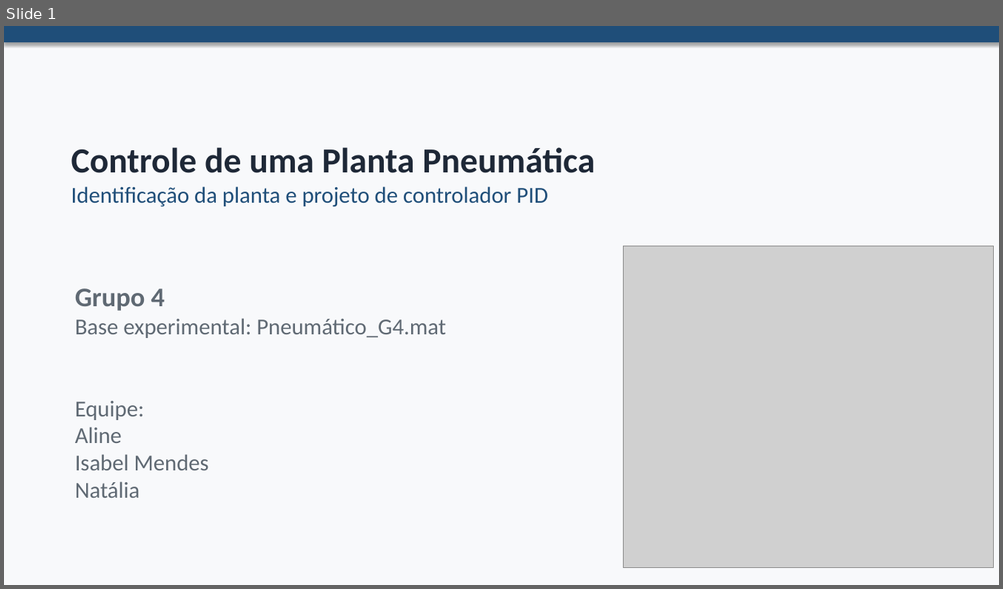
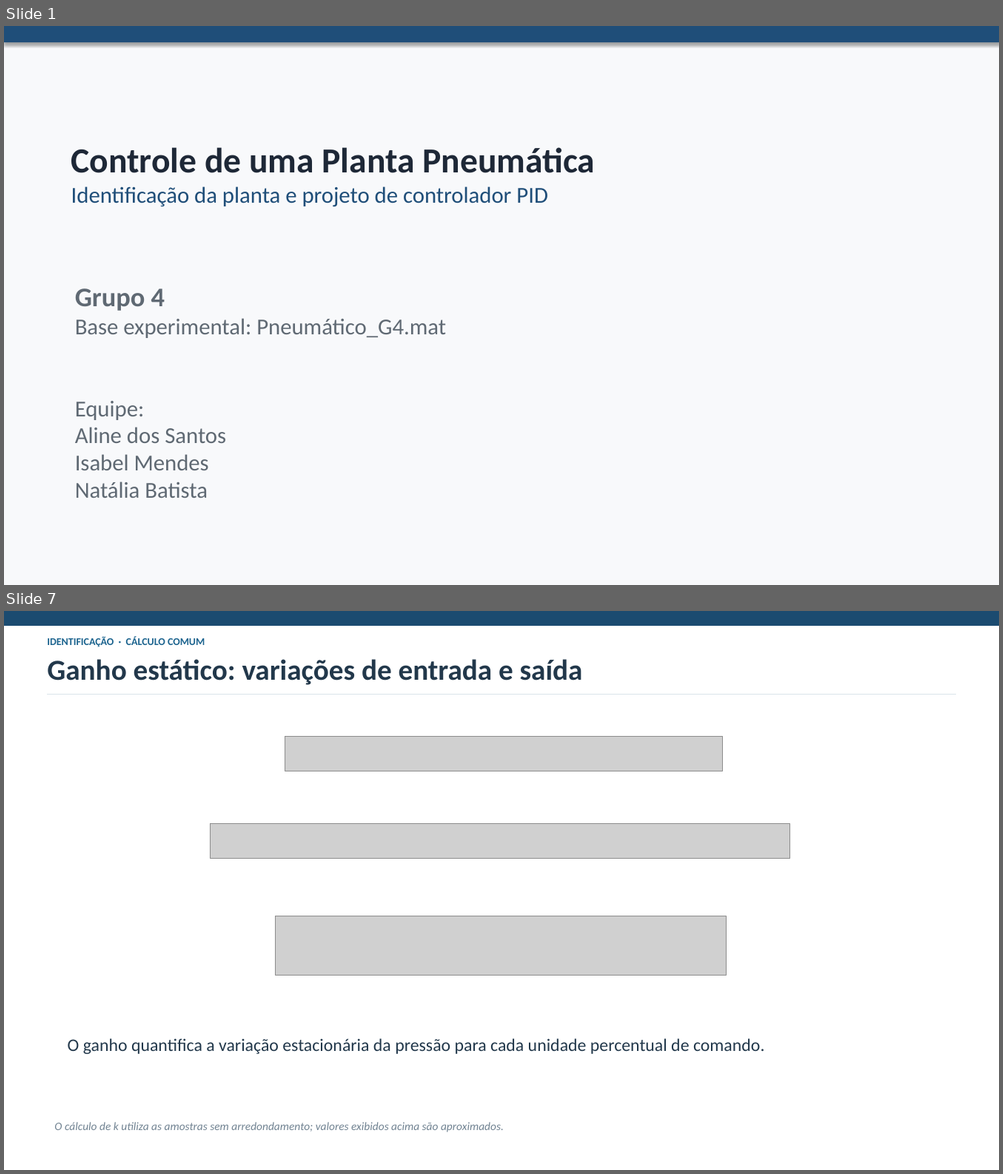
Before and after one commit to natalia-batista/Projeto-C13-, a slide deck: Grupo4_Pneumática.pptx. Shown one above the other, each under a label of ours: slide 1 before the commit, slides 1 and 7 after it; the slides between them are not shown. The pictures are 1003x589 and 1003x1174 pixels, drawn with LibreOffice and Linux fonts; fonts in the diff are those of the drawing; grey boxes stand for pictures. Boxes give left, top, right and bottom in pixels: in the first picture for what was removed or moved away, otherwise in the second. Text is boxed around its words. In the diff, an @@ line names an element or a change of style, - is before the commit and + after.

```diff
--- a/Grupo4_Pneumática.pptx
+++ b/Grupo4_Pneumática.pptx
@@ slide 7 added at (x1=4, y1=611, x2=999, y2=1170), background #FFFFFF @@
@@ rectangle added at (x1=4, y1=611, x2=999, y2=625), fill #1B4B70, outline #1B4B70 1 pt @@
@@ text added at (x1=47, y1=637, x2=205, y2=647), 10 pt, text #1B638E, bold @@
+IDENTIFICAÇÃO · CÁLCULO COMUM
@@ text added at (x1=47, y1=659, x2=583, y2=685), 28 pt, text #22384B, bold @@
+Ganho estático: variações de entrada e saída
@@ line added from (47, 694) to (956, 694), #D9E3EA 1 pt @@
@@ picture added at (x1=285, y1=737, x2=723, y2=772) @@
@@ picture added at (x1=210, y1=823, x2=790, y2=858) @@
@@ picture added at (x1=276, y1=916, x2=726, y2=975) @@
@@ text added at (x1=68, y1=1039, x2=765, y2=1054), 17 pt, text #22384B @@
+O ganho quantifica a variação estacionária da pressão para cada unidade percentual de comando.
@@ text added at (x1=54, y1=1122, x2=504, y2=1133), 11 pt, text #718392, italic @@
+O cálculo de k utiliza as amostras sem arredondamento; valores exibidos acima são aproximados.
@@ slide 1 changed as well @@
@@ picture removed at (x1=623, y1=246, x2=993, y2=568) @@
@@ text at (x1=75, y1=427, x2=226, y2=443): text changed @@
-Aline
+Aline dos Santos
@@ text at (x1=75, y1=482, x2=208, y2=498): text changed @@
-Natália
+Natália Batista
```
Also in this commit, not shown: 22 other slides added, 10 slides removed.
